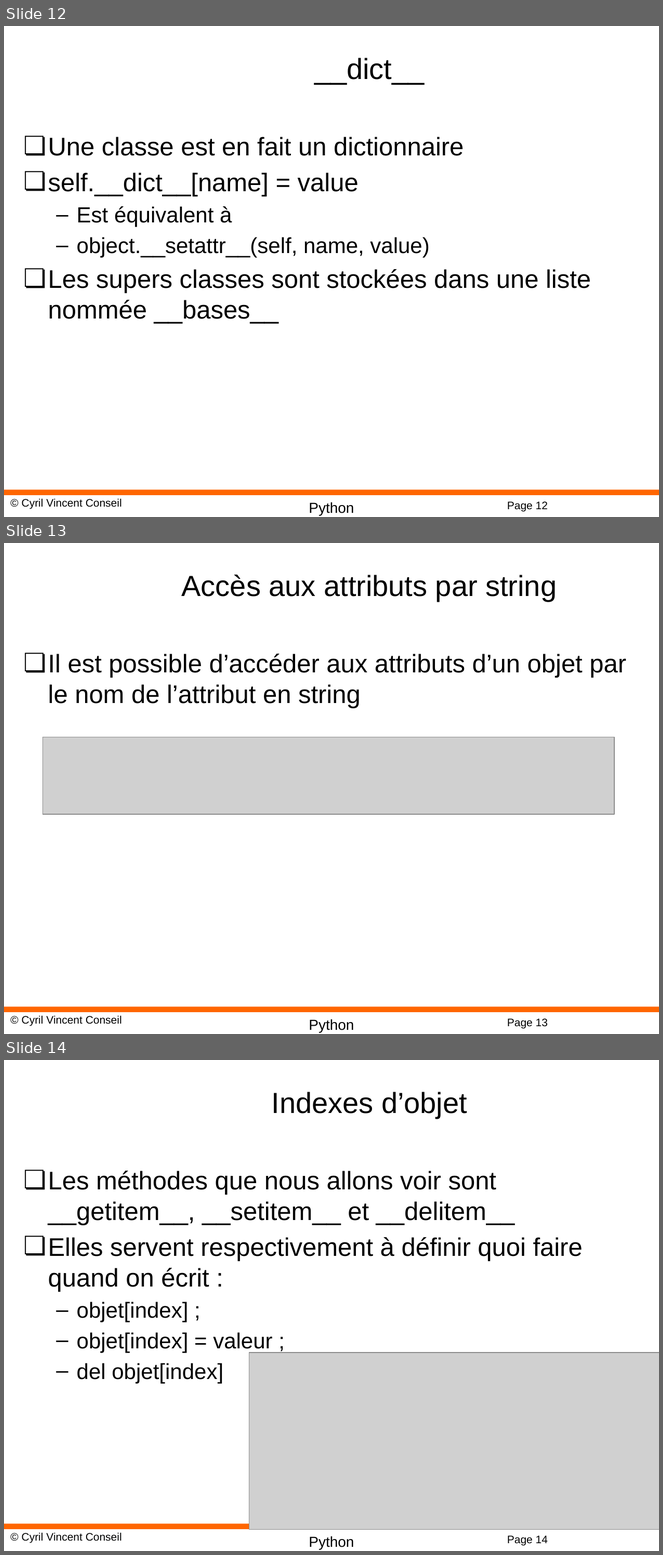
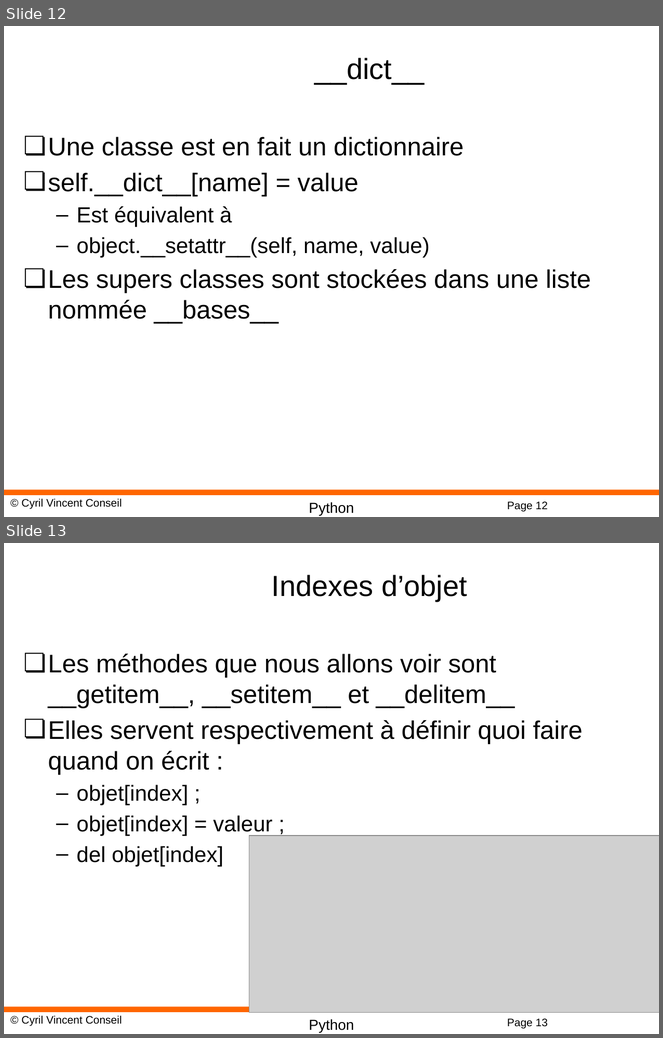
Before and after one commit to cyrilvincent/python-advanced, a slide deck: PPT/Python15-Reflexion.pptx. Shown one above the other, each under a label of ours: slides 12, 13 and 14 before the commit, slides 12 and 13 after it. The pictures are 663x1555 and 663x1038 pixels, drawn with LibreOffice and Linux fonts; fonts in the diff are those of the drawing; grey boxes stand for pictures; background and template pictures are left out. Boxes give left, top, right and bottom in pixels: in the first picture for what was removed or moved away, otherwise in the second. Text is boxed around its words. In the diff, an @@ line names an element or a change of style, - is before the commit and + after.

```diff
--- a/PPT/Python15-Reflexion.pptx
+++ b/PPT/Python15-Reflexion.pptx
@@ slide 13 removed at (x1=4, y1=543, x2=659, y2=1034), background #FFFFFF; not listed: 4 template elements that a slide beside it also shows @@
@@ title removed at (x1=182, y1=574, x2=557, y2=602) @@
-Accès aux attributs par string
@@ text removed at (x1=48, y1=654, x2=626, y2=708) @@
-❏ Il est possible d’accéder aux attributs d’un objet par le nom de l’attribut en string
@@ picture removed at (x1=42, y1=737, x2=614, y2=814) @@
@@ what was slide 14 is now slide 13 @@
@@ page number at (x1=507, y1=1019, x2=548, y2=1029): text changed @@
-Page 14
+Page 13
```
Also in this commit, not shown: 4 other files.
